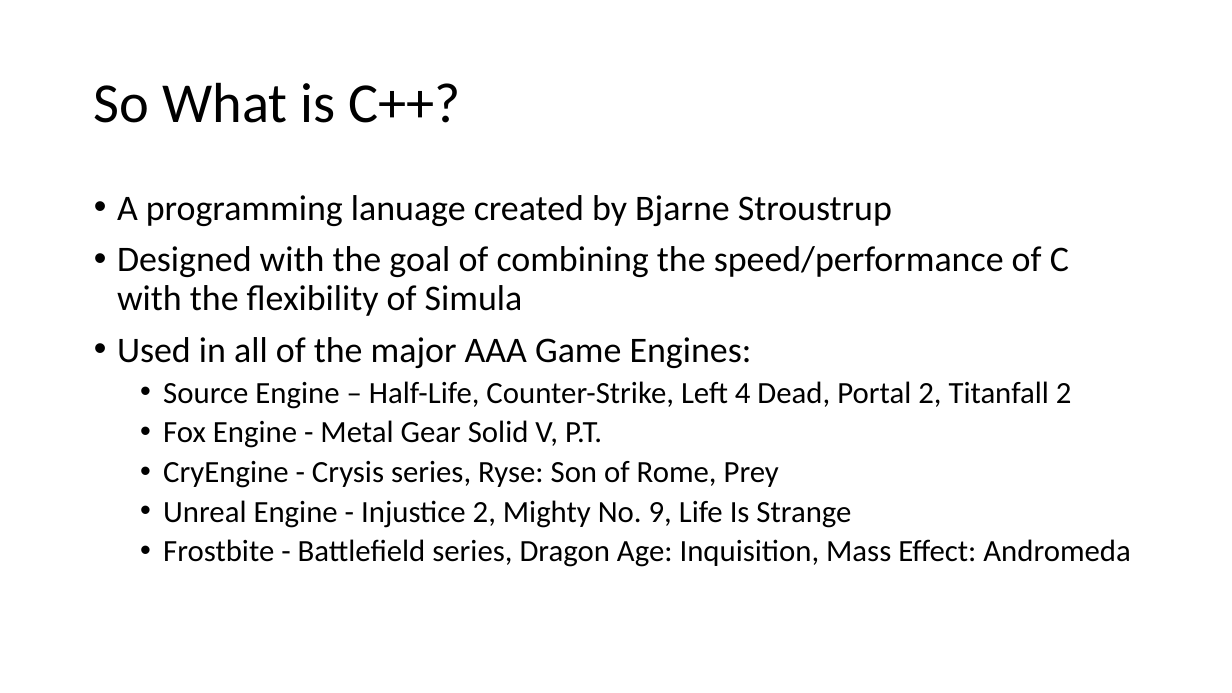
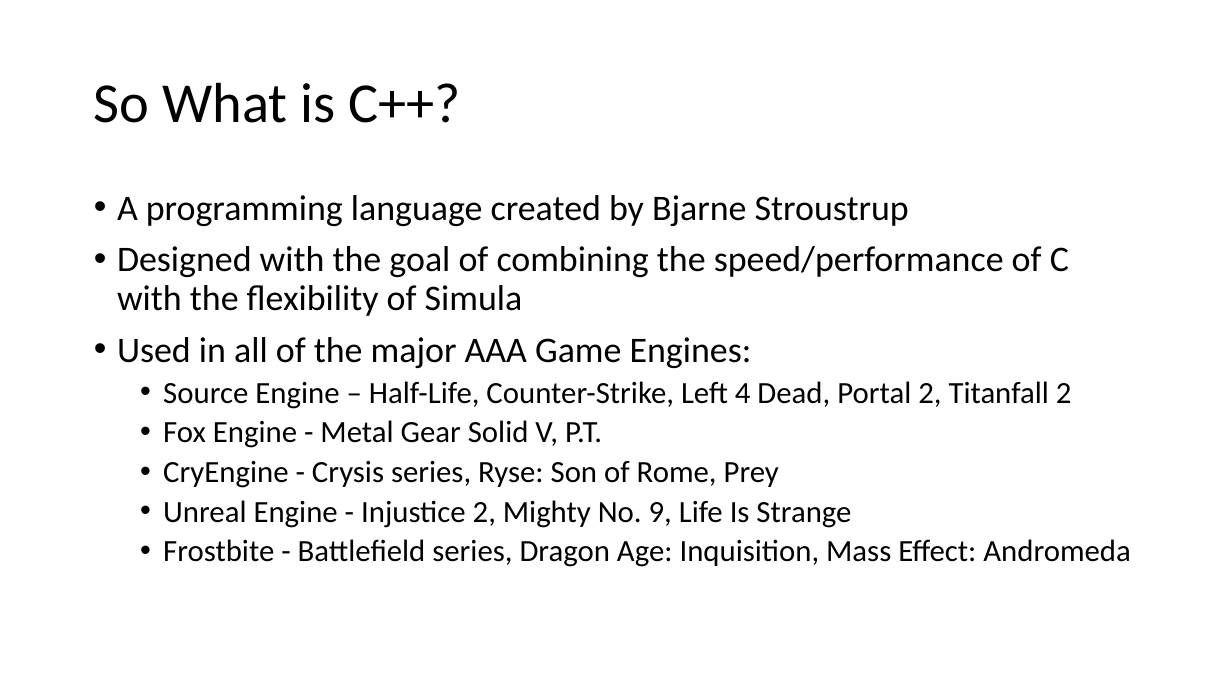
Before and after one commit to sgowen/IntroToCPlusPlusGameDev, a slide deck: slide 2 of IntroToCPlusPlusGameDev.pptx. Drawn at 1232x693 pixels with LibreOffice and Linux fonts; fonts in the diff are those of the drawing. Boxes give left, top, right and bottom in pixels: in the first picture for what was removed or moved away, otherwise in the second. Text is boxed around its words. In the diff, an @@ line names an element or a change of style, - is before the commit and + after.

```diff
--- a/IntroToCPlusPlusGameDev.pptx
+++ b/IntroToCPlusPlusGameDev.pptx
@@ text at <box>117,195,909,226</box>: text changed @@
-• A programming lanuage created by Bjarne Stroustrup
+• A programming language created by Bjarne Stroustrup
```
Also in this commit, not shown: 3 other slides changed, 1 slide added, 2 other files.
